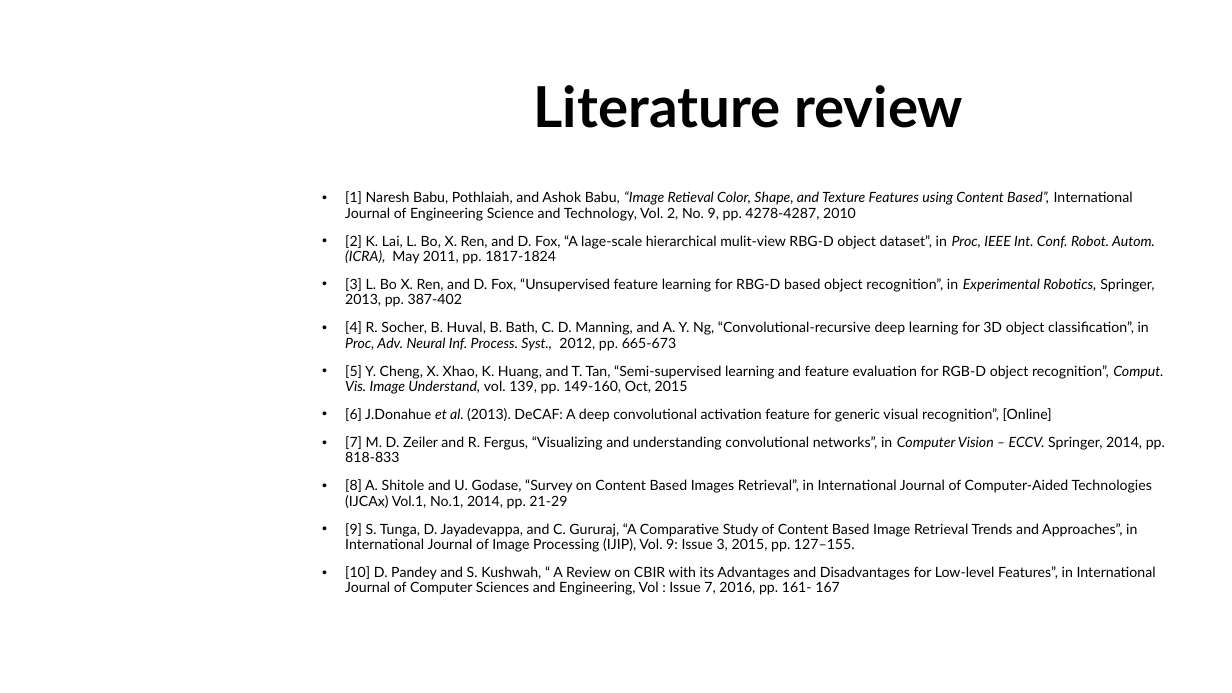
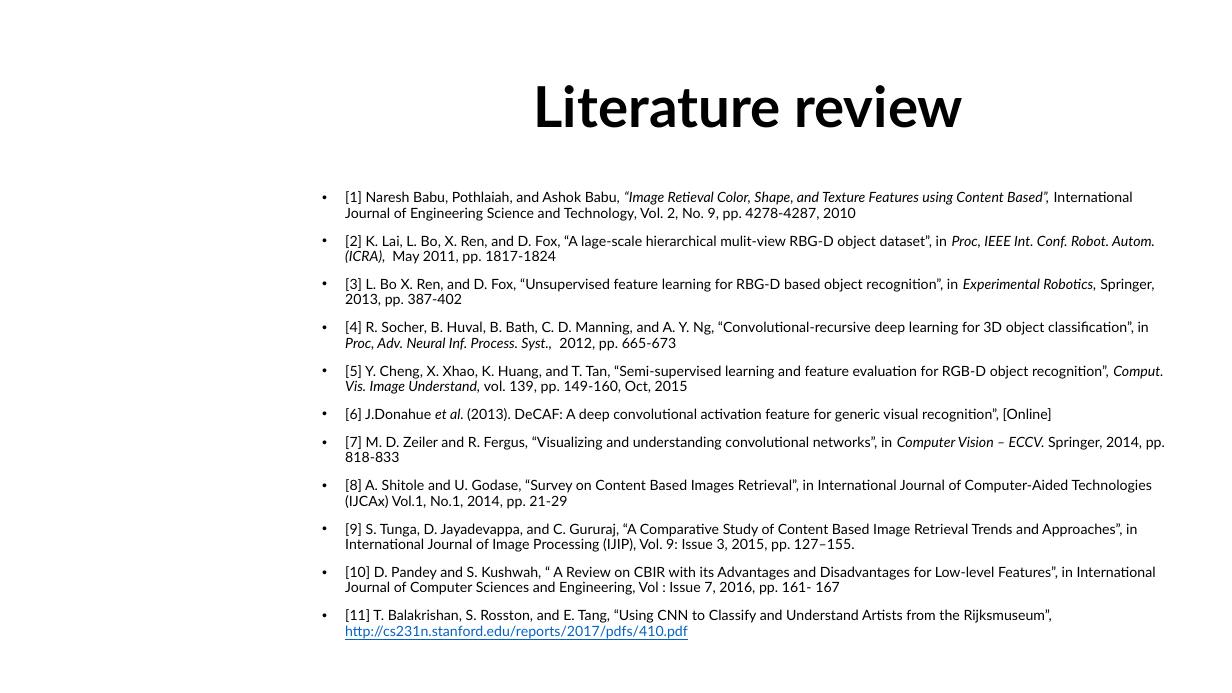
Before and after one commit to dungdovu/DGA1031, a slide deck: slide 8 of DGA1031/What is it.pptx. Drawn at 1232x693 pixels with LibreOffice and Linux fonts; fonts in the diff are those of the drawing; background and template pictures are left out. Boxes give left, top, right and bottom in pixels: in the first picture for what was removed or moved away, otherwise in the second. Text is boxed around its words. In the diff, an @@ line names an element or a change of style, - is before the commit and + after.

```diff
--- a/DGA1031/What is it.pptx
+++ b/DGA1031/What is it.pptx
@@ text at [345,609,1052,639]: paragraph added @@
+• [11] T. Balakrishan, S. Rosston, and E. Tang, “Using CNN to Classify and Understand Artists from the Rijksmuseum”, http://cs231n.stanford.edu/reports/2017/pdfs/410.pdf
```
Also in this commit, not shown: 8 other slides changed, 6 slides added, 5 other files.
